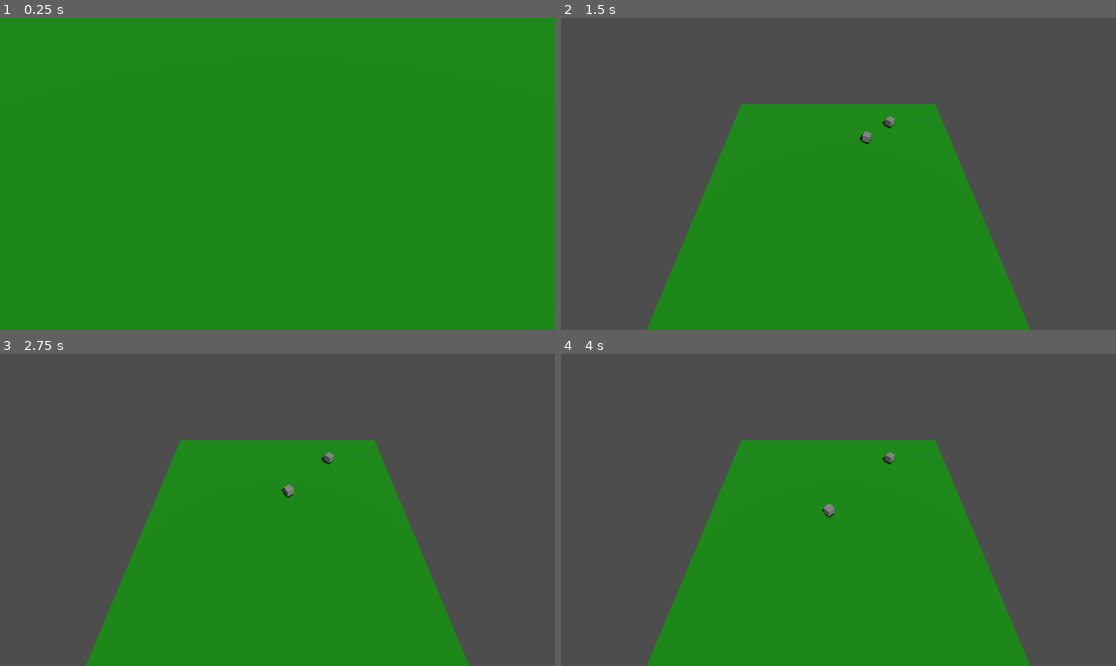
Above: before the commit, frames 1-4 (two rows, left to right).
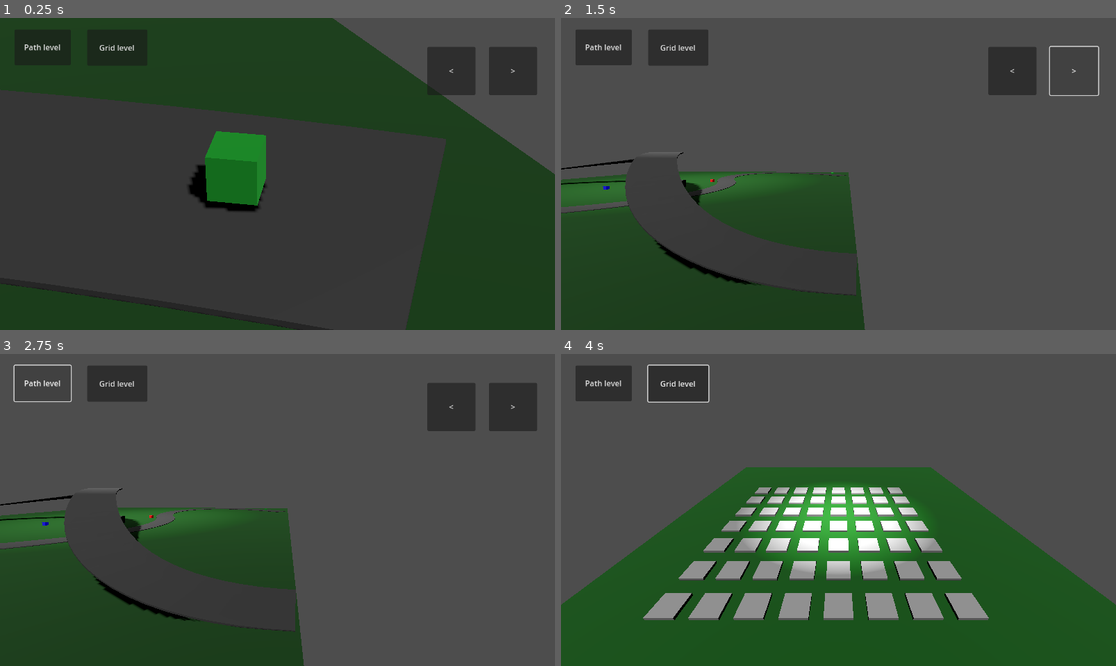
Above: after the commit, the same moments.

Repository: Hsaka/game-dev-collab
Game: Godot game, scene res://main.tscn
Same seed, same stepped clock (60 frames per second), same inputs: the game is played once before the commit and once after it.
Inputs (mouse positions are in pixels of both pictures, inside the frame that each line leads up to):
- Up to frame 1 (0.25 s): no input
- Up to frame 2 (1.5 s): click (1010, 71) at 0.5 s, where only the run after the commit has a clickable "<"; click (1071, 71) at 1.25 s, where only the run after the commit has a clickable ">"
- Up to frame 3 (2.75 s): click (44, 382) at 2 s, where only the run after the commit has a clickable "Path level"
- Up to frame 4 (4 s): click (677, 382) at 2.75 s, where only the run after the commit has a clickable "Grid level"; tap Enter (ui_accept) at 3.5, 3.77 s; move the mouse to (960, 494) at 3.52 s; hold D from 3.53 s (still down); hold F from 3.53 s (still down); click (960, 494) at 3.67 s

The runs differ from the first frame. In frame 1, 99% of the frame differs, in the area x 0-100%, y 0-100%; in frame 2, 50%; in frame 3, 50%; in frame 4, 53%.
Error after the commit: Attempt to call function 'queue_free' in base 'null instance' on a null instance. (res://level_selector.gd:13)

Commit message:
added visible path for enemies and close up camera

Diff:
--- a/grid_level/enemy.gd
+++ b/grid_level/enemy.gd
@@ -21,4 +21,5 @@
 
 # Called every frame. 'delta' is the elapsed time since the previous frame.
 func _process(delta):
-	pass
+	if(self.global_transform.origin.x < -4.5):
+		get_tree().paused = true
--- a/grid_level/grid_level.tscn
+++ b/grid_level/grid_level.tscn
@@ -27,7 +27,7 @@
 camera_3D_resource = null
 
 [node name="SpotLight3D" type="SpotLight3D" parent="."]
-transform = Transform3D(1, 0, 0, 0, -0.339214, 0.940709, 0, -0.940709, -0.339214, 0, 3.35656, -0.724042)
+transform = Transform3D(1, 0, 0, 0, 0.192282, 0.98134, 0, -0.98134, 0.192282, 0, 3.35656, -0.724042)
 light_energy = 7.27
 
 [node name="ground" type="MeshInstance3D" parent="."]
--- /dev/null
+++ b/level_selector.gd
@@ -0,0 +1,24 @@
+extends Node3D
+
+
+
+func _on_grid_level_button_down():
+	var current_level = $level/path_level
+	current_level.queue_free()
+	var grid_type = preload("res://grid_level/grid_level.tscn").instantiate()
+	$level.add_child(grid_type)
+
+func _on_path_level_2_button_down():
+	var current_level = $level/grid_level
+	current_level.queue_free()
+	var path_type = preload("res://path_level/path_level.tscn").instantiate()
+	$level.add_child(path_type)
+
+# Called when the node enters the scene tree for the first time.
+func _ready():
+	var level = preload("res://path_level/path_level.tscn").instantiate()
+	$level.add_child(level)
+
+# Called every frame. 'delta' is the elapsed time since the previous frame.
+func _process(delta):
+	pass
--- a/main.tscn
+++ b/main.tscn
@@ -1,7 +1,25 @@
 [gd_scene load_steps=2 format=3 uid="uid://berorjhyjoyhh"]
 
-[ext_resource type="PackedScene" uid="uid://v0jjsyan6tqb" path="res://path_level/path_level.tscn" id="1_jyfa3"]
+[ext_resource type="Script" path="res://level_selector.gd" id="1_psx4r"]
 
 [node name="Node3D" type="Node3D"]
+script = ExtResource("1_psx4r")
 
-[node name="path_level" parent="." instance=ExtResource("1_jyfa3")]
+[node name="level" type="Node3D" parent="."]
+
+[node name="path_level" type="Button" parent="."]
+offset_left = 30.0
+offset_top = 24.0
+offset_right = 147.0
+offset_bottom = 98.0
+text = "Path level"
+
+[node name="grid_level" type="Button" parent="."]
+offset_left = 181.0
+offset_top = 24.0
+offset_right = 306.0
+offset_bottom = 99.0
+text = "Grid level"
+
+[connection signal="button_down" from="path_level" to="." method="_on_path_level_2_button_down"]
+[connection signal="button_down" from="grid_level" to="." method="_on_grid_level_button_down"]
--- /dev/null
+++ b/path_level/camera_move.gd
@@ -0,0 +1,10 @@
+extends Path3D
+
+# Called when the node enters the scene tree for the first time.
+func _ready():
+	pass
+
+var x = 0.0
+# Called every frame. 'delta' is the elapsed time since the previous frame.
+func _process(delta):
+	pass
--- a/path_level/enemy_path.gd
+++ b/path_level/enemy_path.gd
@@ -1,5 +1,6 @@
 extends Path3D
 
+@export var wander_scale = 0.5
 
 # Called when the node enters the scene tree for the first time.
 func _ready():
@@ -8,12 +9,12 @@
 var x = 0.0
 # Called every frame. 'delta' is the elapsed time since the previous frame.
 func _process(delta):
-	$PathFollow3D2.progress += delta
-	x = $PathFollow3D2.progress
-	$PathFollow3D2/Node3D.position = Vector3(
+	$PathFollow3D.progress += delta
+	x = $PathFollow3D.progress
+	$PathFollow3D/Node3D.position = Vector3(wander_scale*
 		sin(x)/10 +
 		sin(3.5*x)/20,
 		0, 0)
-	$PathFollow3D2/Node3D/MeshInstance3D.rotation_degrees = Vector3(0,
-		((cos(x)/10) + (3.5*cos(3.5*x)/20))*-130,
+	$PathFollow3D/Node3D/MeshInstance3D.rotation_degrees = Vector3(0,
+		((cos(x)/10) + (3.5*cos(3.5*x)/20))*-110*wander_scale,
 		0)
--- /dev/null
+++ b/path_level/path_level.gd
@@ -0,0 +1,26 @@
+extends Node3D
+
+
+# Called when the node enters the scene tree for the first time.
+func _ready():
+	pass # Replace with function body.
+
+const camera_speed = 0.005
+@export var direction = 0
+
+# Called every frame. 'delta' is the elapsed time since the previous frame.
+func _process(delta):
+	$camera_path/PathFollow3D.progress_ratio += direction*camera_speed
+	$enemy_path/camera_follow.progress_ratio += direction*camera_speed
+
+func _on_left_button_down():
+	direction += 1
+
+func _on_left_button_up():
+	direction -= 1
+
+func _on_right_button_down():
+	direction -= 1
+
+func _on_right_button_up():
+	direction += 1
--- a/path_level/path_level.tscn
+++ b/path_level/path_level.tscn
@@ -1,78 +1,167 @@
-[gd_scene load_steps=8 format=3 uid="uid://v0jjsyan6tqb"]
+[gd_scene load_steps=18 format=3 uid="uid://v0jjsyan6tqb"]
 
+[ext_resource type="Script" path="res://path_level/path_level.gd" id="1_drjvm"]
 [ext_resource type="Script" path="res://addons/phantom_camera/scripts/phantom_camera_host/phantom_camera_host.gd" id="1_xs655"]
 [ext_resource type="Script" path="res://addons/phantom_camera/scripts/phantom_camera/phantom_camera_3D.gd" id="2_xe0q7"]
+[ext_resource type="Script" path="res://path_level/camera_move.gd" id="3_hjnxn"]
 [ext_resource type="Script" path="res://path_level/enemy_path.gd" id="3_nujw2"]
 
 [sub_resource type="Curve3D" id="Curve3D_du84n"]
 _data = {
-"points": PackedVector3Array(0, 0, 0, 0, 0, 0, 3, 0, -4, 0, 0, 0, -2, 0, -1, -3, 0, 2),
-"tilts": PackedFloat32Array(0, 0)
+"points": PackedVector3Array(13.1203, 0, 12.2456, -13.1203, 0, -12.2456, 18.932, 0, -13.635, -7.5853, 0, -11.0619, 7.5853, 0, 11.0619, 3.94389, 5.34952e-05, -5.67309, 10.737, 0, 1.607, -10.737, 0, -1.607, -8.98491, 5.34952e-05, 11.4044, -9.451, -1, 0.064, 9.451, 1, -0.064, -8.058, 2.5, -3.651, -2.885, 1, -3.475, 2.885, -1, 3.475, 8.067, 3, 8.496, -6.29467, 0, -0.26228, 6.29467, 0, 0.26228, 19.935, 0, 15.119),
+"tilts": PackedFloat32Array(0, 0, 0, -0.37139, -0.396738, -0.568886)
 }
-point_count = 2
+point_count = 6
 
-[sub_resource type="BoxMesh" id="BoxMesh_eb35p"]
+[sub_resource type="StandardMaterial3D" id="StandardMaterial3D_4xg36"]
+albedo_color = Color(0, 0.568627, 0.117647, 1)
+
+[sub_resource type="BoxMesh" id="BoxMesh_ujonl"]
+material = SubResource("StandardMaterial3D_4xg36")
+
+[sub_resource type="BoxMesh" id="BoxMesh_0te3y"]
+
+[sub_resource type="StandardMaterial3D" id="StandardMaterial3D_jdn6k"]
+albedo_color = Color(1, 0, 0, 1)
+
+[sub_resource type="BoxMesh" id="BoxMesh_gy8eo"]
+
+[sub_resource type="StandardMaterial3D" id="StandardMaterial3D_5y8mk"]
+albedo_color = Color(0, 0, 1, 1)
 
 [sub_resource type="BoxMesh" id="BoxMesh_j33iy"]
 
 [sub_resource type="StandardMaterial3D" id="StandardMaterial3D_dhga7"]
-albedo_color = Color(0.0588235, 0.580392, 0.0117647, 1)
+albedo_color = Color(0.0117647, 0.235294, 0.00392157, 1)
+
+[sub_resource type="StandardMaterial3D" id="StandardMaterial3D_somrm"]
+albedo_color = Color(0.294118, 0.294118, 0.294118, 1)
+metallic = 0.51
+metallic_specular = 0.78
+roughness = 0.55
+
+[sub_resource type="BoxMesh" id="BoxMesh_uj28y"]
+
+[sub_resource type="Curve3D" id="Curve3D_1r4fn"]
+_data = {
+"points": PackedVector3Array(9.14237, 0, 10.9709, -9.14237, 0, -10.9709, 16.1095, 3.00005, -10.1495, -8.41099, 1, -10.6052, 6.729, -1, 8.484, 8.70413, 3.00005, -4.66412, 11.3331, 0, 1.77606, -11.3331, 0, -1.77606, -9.539, 3, 17.122, -9.345, -1, -0.907, 9.345, 1, 0.907, -7.551, 6, 2.619, -3.766, 1, -5.37, 3.766, -1, 5.37, 5.734, 6, 13.663, -4.95154, 0, -0.139481, 4.95154, 0, 0.139481, 19.647, 3, 20.727),
+"tilts": PackedFloat32Array(0, 0, 0, 0, 0, 0)
+}
+point_count = 6
 
 [node name="path_level" type="Node3D"]
+transform = Transform3D(1, 0, 0, 0, 1, 0, 0, 0, 1, 0, 0.344551, 0)
+script = ExtResource("1_drjvm")
 
 [node name="Camera3D" type="Camera3D" parent="."]
-transform = Transform3D(1, 0, 0, 0, 0.569223, 0.822184, 0, -0.822184, 0.569223, 0, 6.51791, 4.08176)
-fov = 74.5102
+transform = Transform3D(0.88385, 0.25462, -0.392383, 0, 0.83886, 0.544344, 0.467757, -0.481119, 0.741429, 16.1095, 3.00005, -10.1495)
+fov = 74.9967
 
 [node name="PhantomCameraHost" type="Node" parent="Camera3D"]
 script = ExtResource("1_xs655")
 
-[node name="PhantomCamera3D" type="Node3D" parent="."]
-transform = Transform3D(1, 0, 0, 0, 0.569223, 0.822184, 0, -0.822184, 0.569223, 0, 6.51791, 4.08176)
+[node name="enemy_path" type="Path3D" parent="."]
+curve = SubResource("Curve3D_du84n")
+script = ExtResource("3_nujw2")
+
+[node name="camera_follow" type="PathFollow3D" parent="enemy_path"]
+transform = Transform3D(0.663747, 7.54539e-08, 0.747942, 1.28124e-09, 1, -1.02017e-07, -0.747942, 6.86732e-08, 0.663747, 18.2721, 4.5038e-08, -14.2358)
+progress = 0.892418
+
+[node name="target" type="Node3D" parent="enemy_path/camera_follow"]
+
+[node name="PathFollow3D" type="PathFollow3D" parent="enemy_path"]
+transform = Transform3D(0.663747, 7.54539e-08, 0.747942, 1.28124e-09, 1, -1.02017e-07, -0.747942, 6.86732e-08, 0.663747, 18.2721, 4.5038e-08, -14.2358)
+progress = 0.892418
+
+[node name="Node3D" type="Node3D" parent="enemy_path/PathFollow3D"]
+
+[node name="MeshInstance3D" type="MeshInstance3D" parent="enemy_path/PathFollow3D/Node3D"]
+transform = Transform3D(0.3, 0, 0, 0, 0.3, 0, 0, 0, 0.3, 0, 0, 0)
+mesh = SubResource("BoxMesh_ujonl")
+
+[node name="start" type="MeshInstance3D" parent="enemy_path"]
+transform = Transform3D(0.3, 0, 0, 0, 0.3, 0, 0, 0, 0.3, 3.14655, 0, -4.03213)
+mesh = SubResource("BoxMesh_0te3y")
+skeleton = NodePath("")
+surface_material_override/0 = SubResource("StandardMaterial3D_jdn6k")
+
+[node name="end" type="MeshInstance3D" parent="enemy_path"]
+transform = Transform3D(0.3, 0, 0, 0, 0.3, 0, 0, 0, 0.3, -3.27653, 0, 1.93861)
+mesh = SubResource("BoxMesh_gy8eo")
+skeleton = NodePath("../start")
+surface_material_override/0 = SubResource("StandardMaterial3D_5y8mk")
+
+[node name="DirectionalLight3D" type="DirectionalLight3D" parent="."]
+transform = Transform3D(0.906377, 0.416772, 0.0691446, -0.306559, 0.536215, 0.786444, 0.290692, -0.734012, 0.613779, 21.3892, 5.57267, 1.83407)
+shadow_enabled = true
+
+[node name="ground" type="MeshInstance3D" parent="."]
+transform = Transform3D(40, 0, 0, 0, 1, 0, 0, 0, 40, 0, -0.75, -1.696)
+mesh = SubResource("BoxMesh_j33iy")
+surface_material_override/0 = SubResource("StandardMaterial3D_dhga7")
+
+[node name="SpotLight3D" type="SpotLight3D" parent="."]
+transform = Transform3D(1, 0, 0, 0, 0.192282, 0.98134, 0, -0.98134, 0.192282, 0, 23.0791, 0.924223)
+light_energy = 7.27
+spot_range = 42.5301
+spot_angle = 36.3063
+
+[node name="CSGPolygon3D" type="CSGPolygon3D" parent="."]
+transform = Transform3D(1, 0, 0, 0, 1, 0, 0, 0, 1, 0, -0.351924, 0)
+material_override = SubResource("StandardMaterial3D_somrm")
+polygon = PackedVector2Array(-1, -0.25, -1, -0.2, 1, -0.2, 1, -0.25)
+mode = 2
+path_node = NodePath("../enemy_path")
+path_interval_type = 0
+path_interval = 0.64
+path_simplify_angle = 0.0
+path_rotation = 2
+path_local = false
+path_continuous_u = true
+path_u_distance = 1.0
+path_joined = false
+
+[node name="MeshInstance3D" type="MeshInstance3D" parent="."]
+transform = Transform3D(1, 0, 0, 0, 1, 0, 0, 0, 1, 2.12905, 0, 0)
+mesh = SubResource("BoxMesh_uj28y")
+
+[node name="camera_path" type="Path3D" parent="."]
+curve = SubResource("Curve3D_1r4fn")
+script = ExtResource("3_hjnxn")
+
+[node name="PathFollow3D" type="PathFollow3D" parent="camera_path"]
+transform = Transform3D(0.768218, 0, 0.640179, 0, 0.999998, 0, -0.640178, 0, 0.768218, 16.1095, 3.00005, -10.1495)
+
+[node name="PhantomCamera3D" type="Node3D" parent="camera_path/PathFollow3D"]
+transform = Transform3D(0.379547, 0.503612, -0.776093, 0, 0.838862, 0.544345, 0.925172, -0.206604, 0.318388, 0, 0, 0)
 script = ExtResource("2_xe0q7")
 priority_override = false
 priority = 0
 follow_mode = 0
-look_at_mode = 0
+look_at_mode = 2
+look_at_target = NodePath("../../../enemy_path/camera_follow/target")
+look_at_parameters/look_at_target_offset = Vector3(0, 0, 0)
 tween_parameters = null
 tween_on_load = true
 inactive_update_mode = 0
 camera_3D_resource = null
 
-[node name="Path3D" type="Path3D" parent="."]
-curve = SubResource("Curve3D_du84n")
+[node name="left" type="Button" parent="camera_path"]
+offset_left = 887.0
+offset_top = 60.0
+offset_right = 987.0
+offset_bottom = 160.0
+text = "<"
 
-[node name="PathFollow3D" type="PathFollow3D" parent="Path3D"]
-transform = Transform3D(-0.707099, 0, 0.707099, 0, 1, 0, -0.707099, 0, -0.707099, 2.36925, 0, -3.36925)
-progress = 0.892418
+[node name="right" type="Button" parent="camera_path"]
+offset_left = 1015.0
+offset_top = 60.0
+offset_right = 1115.0
+offset_bottom = 160.0
+text = ">"
 
-[node name="Node3D" type="Node3D" parent="Path3D/PathFollow3D"]
-
-[node name="MeshInstance3D" type="MeshInstance3D" parent="Path3D/PathFollow3D/Node3D"]
-transform = Transform3D(0.3, 0, 0, 0, 0.3, 0, 0, 0, 0.3, 0, 0, 0)
-mesh = SubResource("BoxMesh_eb35p")
-skeleton = NodePath("../..")
-
-[node name="Path3D2" type="Path3D" parent="."]
-curve = SubResource("Curve3D_du84n")
-script = ExtResource("3_nujw2")
-
-[node name="PathFollow3D2" type="PathFollow3D" parent="Path3D2"]
-transform = Transform3D(-0.707099, 0, 0.707099, 0, 1, 0, -0.707099, 0, -0.707099, 2.36925, 0, -3.36925)
-progress = 0.892418
-
-[node name="Node3D" type="Node3D" parent="Path3D2/PathFollow3D2"]
-
-[node name="MeshInstance3D" type="MeshInstance3D" parent="Path3D2/PathFollow3D2/Node3D"]
-transform = Transform3D(0.3, 0, 0, 0, 0.3, 0, 0, 0, 0.3, 0, 0, 0)
-mesh = SubResource("BoxMesh_eb35p")
-skeleton = NodePath("../..")
-
-[node name="DirectionalLight3D" type="DirectionalLight3D" parent="."]
-transform = Transform3D(0.951852, 0.172697, 0.253287, -0.306559, 0.536215, 0.786445, 0, -0.826226, 0.563339, 9.51996, 5.57267, 1.83407)
-shadow_enabled = true
-
-[node name="ground" type="MeshInstance3D" parent="."]
-transform = Transform3D(10, 0, 0, 0, 0.5, 0, 0, 0, 10, 0, -0.5, 0)
-mesh = SubResource("BoxMesh_j33iy")
-surface_material_override/0 = SubResource("StandardMaterial3D_dhga7")
+[connection signal="button_down" from="camera_path/left" to="." method="_on_left_button_down"]
+[connection signal="button_up" from="camera_path/left" to="." method="_on_left_button_up"]
+[connection signal="button_down" from="camera_path/right" to="." method="_on_right_button_down"]
+[connection signal="button_up" from="camera_path/right" to="." method="_on_right_button_up"]
Not shown, changed: build/web/index.html
Not shown, changed: build/web/index.pck
